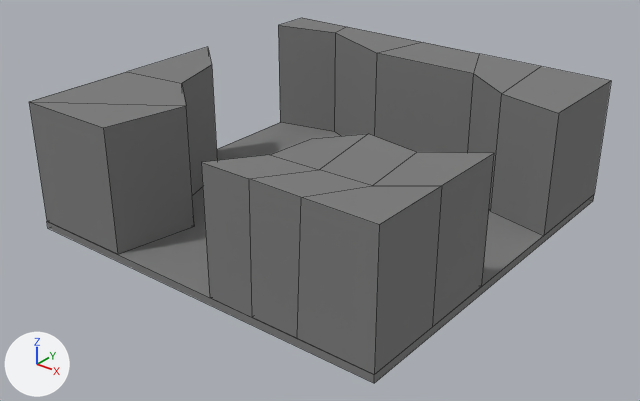
A saved change to the FBX model Assets/Art/Models/Tiles/MDL_T-Floor_1.fbx.
Rendered twice from a 50 mm camera at (18.9, -24.2, 15.5) aimed at (0.2, -0.8, 0.9). The axes (+X, +Y, +Z) are drawn at lower left. The lights are the same throughout. The first picture is the older version. Mesh edges are drawn as thin lines. Where no turn or scale is listed for an object, it has been applied to the vertices.

The first picture shows 'Floor', 'T1_wall1', 'T1_wall2', 'T1_wall3'.
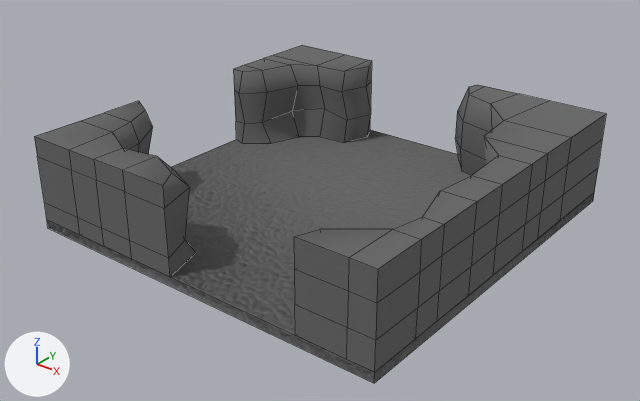
The newer file is also rescaled (x1.667) as a whole; pictures and numbers use the older file's frame.

Patch to the scene script:
```diff
--- a/Assets/Art/Models/Tiles/MDL_T-Floor_1.fbx.py
+++ b/Assets/Art/Models/Tiles/MDL_T-Floor_1.fbx.py
@@ img_tex_floor_normal_png @@
+img_tex_floor_normal_png = load_image('TEX_Floor_Normal.png', '../../Textures/Tiles/TEX_Floor_Normal.png', 2048, 2048, 'Non-Color')
@@ mat_floor @@
+mat_floor = bpy.data.materials.new('Floor')
+# colours: dark grey #666666
+# uses the picture img_tex_floor_normal_png
@@ mat_wall @@
+mat_wall = principled_material('Wall')
+mat_wall.base_color = (0.134, 0.134, 0.134)  # dark grey #666666
+mat_wall.roughness = 1.0
@@ me_cube @@
 # used by ob_floor; location = (0.0, 0.0, 0.0)
-me_cube.from_pydata(...)  # 8 vertices, 6 faces; spans x -7.5..7.5, y -7.5..7.5, z 0.0..0.3
+me_cube.from_pydata(...)  # 8 vertices, 6 faces; spans x -7.5..7.5, y -7.5..7.5, z 0.0..0.4
+# me_cube part 1: 6 faces spanning x -7.5..7.5, y -7.5..7.5, z 0.0..0.4 switch from mat_grey (grey #7b7b7b) to mat_floor
+# edits to the shape of me_cube do not show in these pictures
@@ me_cube_021 @@
+me_cube_021.from_pydata(...)  # 104 vertices, 102 faces; spans x 1.51..7.5, y -7.5..7.5, z 0.37..3.69
+me_cube_021.materials.append(mat_wall)  # dark grey #666666
@@ me_cube_018 @@
+me_cube_018.from_pydata(...)  # 56 vertices, 54 faces; spans x -7.5..-0.78, y -7.5..-2.65, z 0.37..3.69
+me_cube_018.materials.append(mat_wall)  # dark grey #666666
@@ me_cube_020 @@
+me_cube_020.from_pydata(...)  # 56 vertices, 54 faces; spans x -7.5..-2.85, y 2.44..7.5, z 0.37..3.69
+me_cube_020.materials.append(mat_wall)  # dark grey #666666
@@ ob_t1_wall1 @@
-ob_t1_wall1 = bpy.data.objects.new('T1_wall1', me_cube_014)
-ob_t1_wall1.location = (-0.07, 0.0, 0.0)
@@ ob_t1_wall3 @@
-ob_t1_wall3 = bpy.data.objects.new('T1_wall3', me_cube_007)
-ob_t1_wall3.location = (-0.07, 0.0, 0.0)
@@ ob_t1_wall2 @@
-ob_t1_wall2 = bpy.data.objects.new('T1_wall2', me_cube_006)
-ob_t1_wall2.location = (-0.07, 0.0, 0.0)
@@ ob_t1_wall3_1 @@
+ob_t1_wall3_1 = bpy.data.objects.new('T1_Wall3', me_cube_021)
+ob_t1_wall3_1.location = (0.0, 0.0, 0.0)
@@ ob_t1_wall1_1 @@
+ob_t1_wall1_1 = bpy.data.objects.new('T1_Wall1', me_cube_018)
+ob_t1_wall1_1.location = (0.0, 0.0, 0.0)
@@ ob_t1_wall2_1 @@
+ob_t1_wall2_1 = bpy.data.objects.new('T1_Wall2', me_cube_020)
+ob_t1_wall2_1.location = (0.0, 0.0, 0.0)
```

Where the change shows, as pixel boxes (x1, y1, x2, y2) in the pictures (640 x 401 px):
'T1_wall3', deleted: before (201, 134, 494, 375)
'T1_Wall3', added: after (294, 85, 606, 373)
'Floor', reshaped: before (47, 122, 594, 383); after (47, 130, 594, 383)
'T1_wall1', deleted: before (278, 18, 611, 236)
'T1_wall2', deleted: before (29, 47, 217, 254)
'T1_Wall1', added: after (34, 101, 195, 277)
'T1_Wall2', added: after (233, 45, 372, 143)
